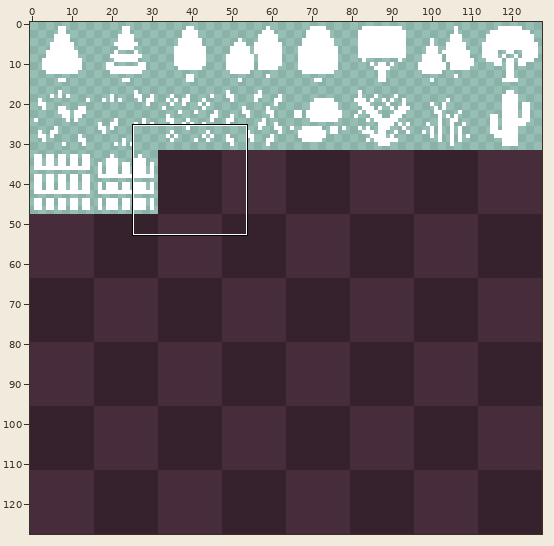
A sprite sheet gets an edit: assets/images/tile.png. Above: a wide view before the commit, with the close-up outlined.
Close-up. Earlier state:
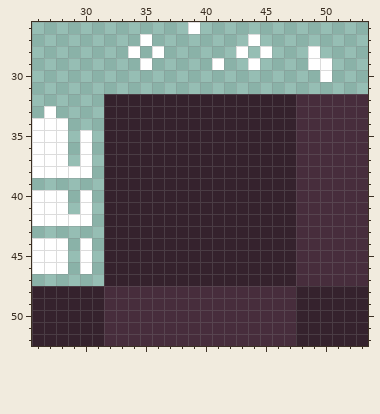
The file is 128x128 pixels. Shown: x 26..53, y 26..52.
After the commit:
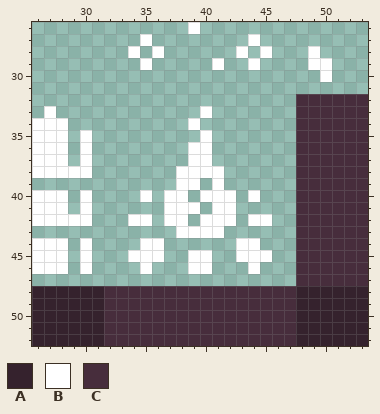
Palette (. is transparent): A #35222d  B #ffffff  C #472d3c
Difference:
y 32: x 32..47 AAAAAAAAAAAAAAAA -> ................
y 33: x 32..47 AAAAAAAAAAAAAAAA -> ........B.......
y 34: x 32..47 AAAAAAAAAAAAAAAA -> .......B........
y 35: x 32..47 AAAAAAAAAAAAAAAA -> ........B.......
y 36..37: x 32..47 AAAAAAAAAAAAAAAA -> .......BB.......
y 38: x 32..47 AAAAAAAAAAAAAAAA -> ......BBBB......
y 39: x 32..47 AAAAAAAAAAAAAAAA -> ......BB.B......
y 40: x 32..47 AAAAAAAAAAAAAAAA -> ...B.BB.BBB.B...
y 41: x 32..47 AAAAAAAAAAAAAAAA -> .....BBB.BB.....
y 42: x 32..47 AAAAAAAAAAAAAAAA -> ..BB.BB.BBB.BB..
y 43: x 32..47 AAAAAAAAAAAAAAAA -> ......BBBB......
y 44: x 32..47 AAAAAAAAAAAAAAAA -> ...BB......BB...
y 45: x 32..47 AAAAAAAAAAAAAAAA -> ..BBB..BB..BBB..
y 46: x 32..47 AAAAAAAAAAAAAAAA -> ...B...BB...B...
y 47: x 32..47 AAAAAAAAAAAAAAAA -> ................
Pixel boxes of the changes (left, top, right, bottom) in both close-ups:
changed: (104, 94, 296, 286)
